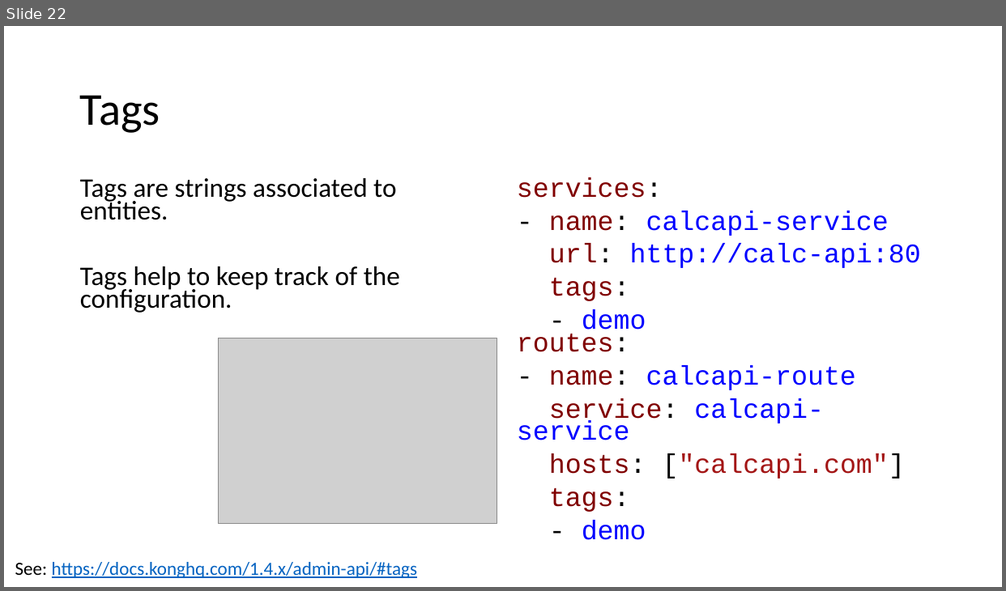
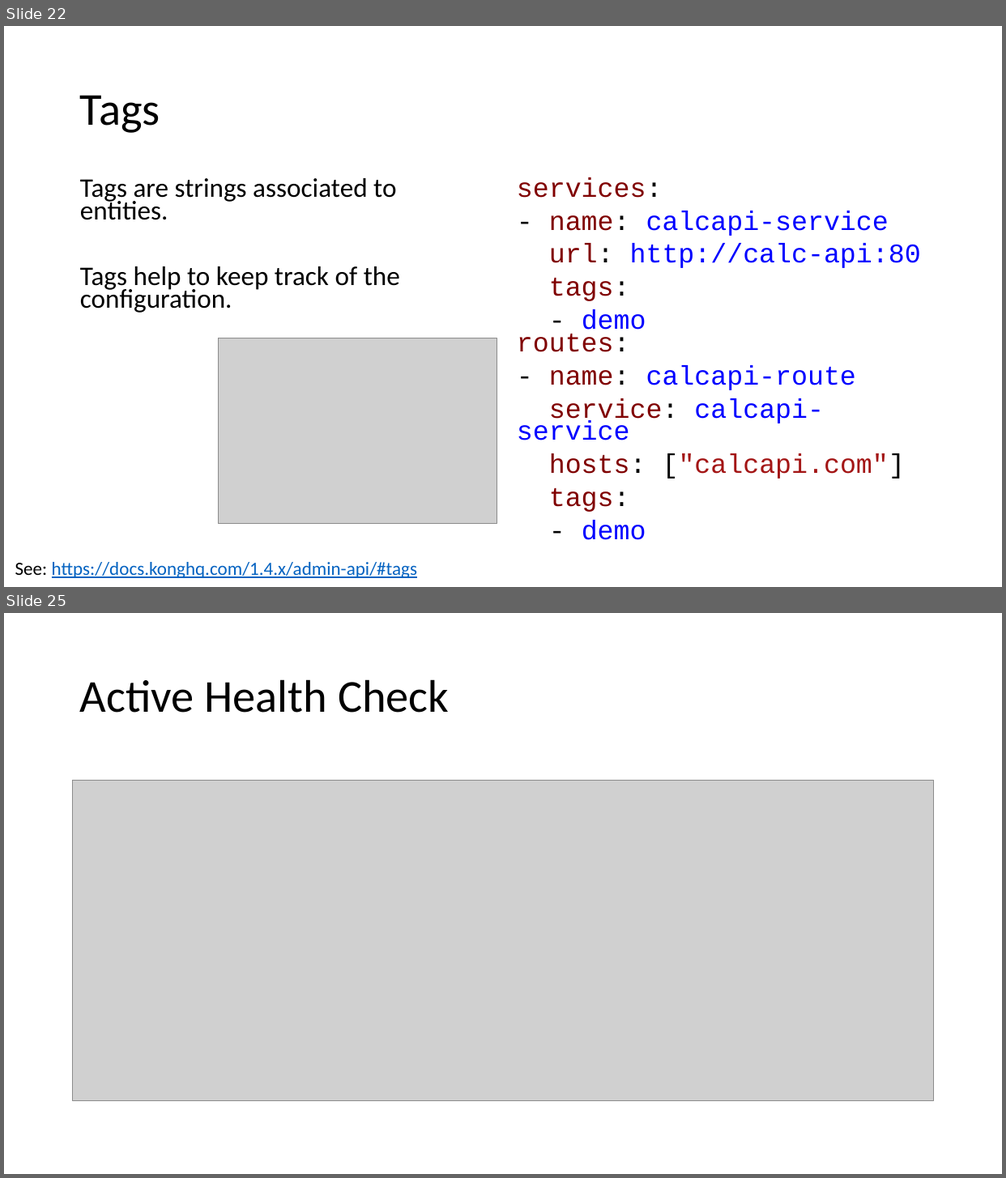
Before and after one commit to danielwagn3r/apimgmt-workshop, a slide deck: API Gateway.pptx. Shown one above the other, each under a label of ours: slide 22 before the commit, slides 22 and 25 after it; the slides between them are not shown. The pictures are 1006x591 and 1006x1178 pixels, drawn with LibreOffice and Linux fonts; fonts in the diff are those of the drawing; grey boxes stand for pictures. Boxes give left, top, right and bottom in pixels: in the first picture for what was removed or moved away, otherwise in the second. Text is boxed around its words. In the diff, an @@ line names an element or a change of style, - is before the commit and + after.

```diff
--- a/API Gateway.pptx
+++ b/API Gateway.pptx
@@ slide 25 added at [4, 613, 1002, 1174], background #FFFFFF @@
@@ title added at [80, 679, 449, 713], 44 pt, text #000000 @@
+Active Health Check
@@ picture added at [73, 781, 934, 1101] @@
```
Also in this commit, not shown: 1 slide changed, 3 other slides added.
